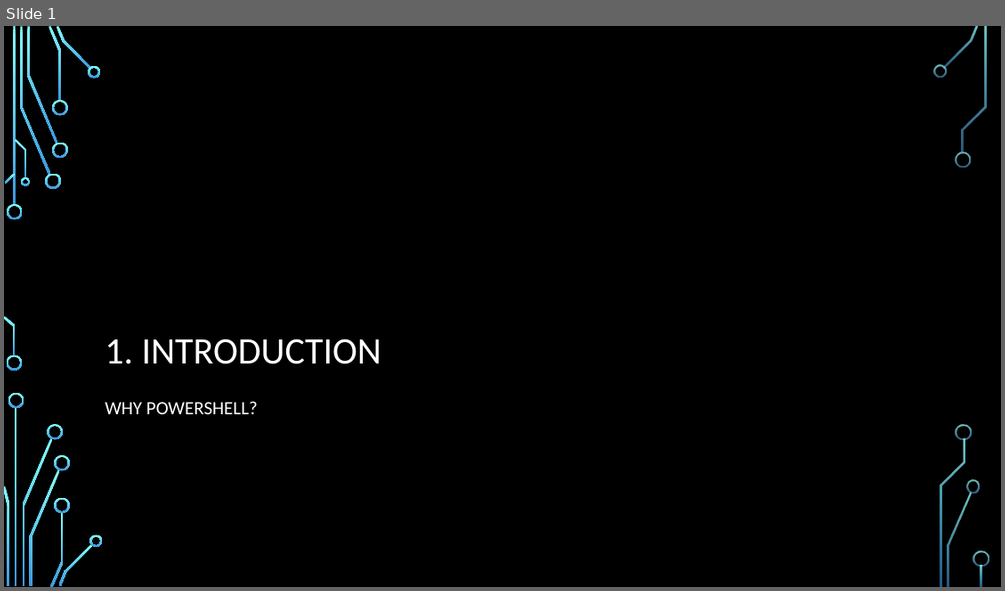
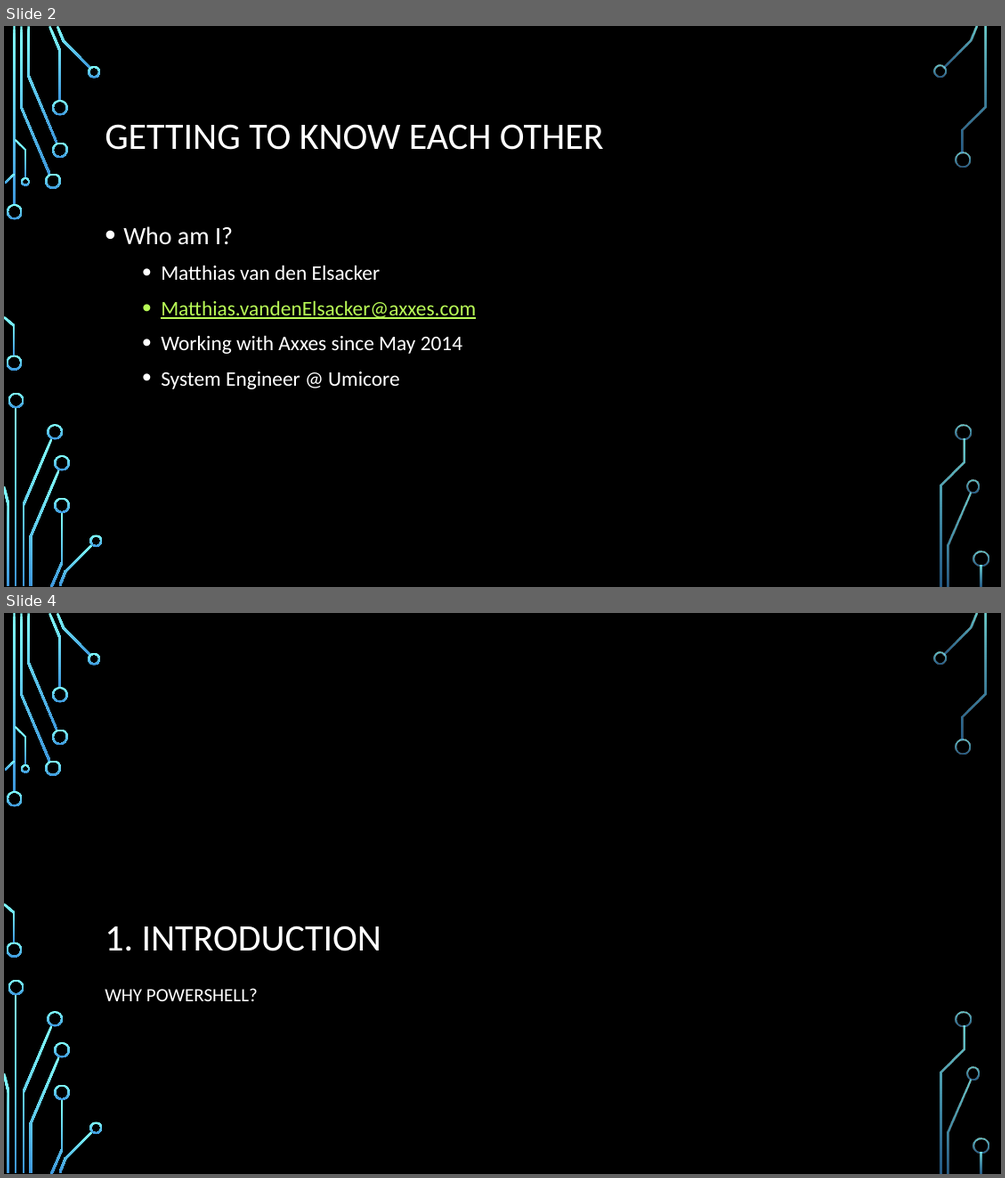
Before and after one commit to Matthias-vdE/Powershell-Course, a slide deck: 2019/Powershell course.pptx. Shown one above the other, each under a label of ours: slide 1 before the commit, slides 2 and 4 after it; the slides between them are not shown. The pictures are 1005x591 and 1005x1178 pixels, drawn with LibreOffice and Linux fonts; fonts in the diff are those of the drawing; background and template pictures are left out. Boxes give left, top, right and bottom in pixels: in the first picture for what was removed or moved away, otherwise in the second. Text is boxed around its words. In the diff, an @@ line names an element or a change of style, - is before the commit and + after.

```diff
--- a/2019/Powershell course.pptx
+++ b/2019/Powershell course.pptx
@@ slide 2 added at [4,26,1001,587], background picture (left out); not listed: 36 template elements that a slide beside it also shows @@
@@ title added at [105,124,604,150], 36 pt, text #FFFFFF @@
+GETTING TO KNOW EACH OTHER
@@ text added at [123,226,476,389], 20 pt, text #FFFFFF @@
+• Who am I?
+  • Matthias van den Elsacker
+  • Matthias.vandenElsacker@axxes.com
+  • Working with Axxes since May 2014
+  • System Engineer @ Umicore
@@ what was slide 1 is now slide 4 @@
```
Also in this commit, not shown: 2 other slides added.
